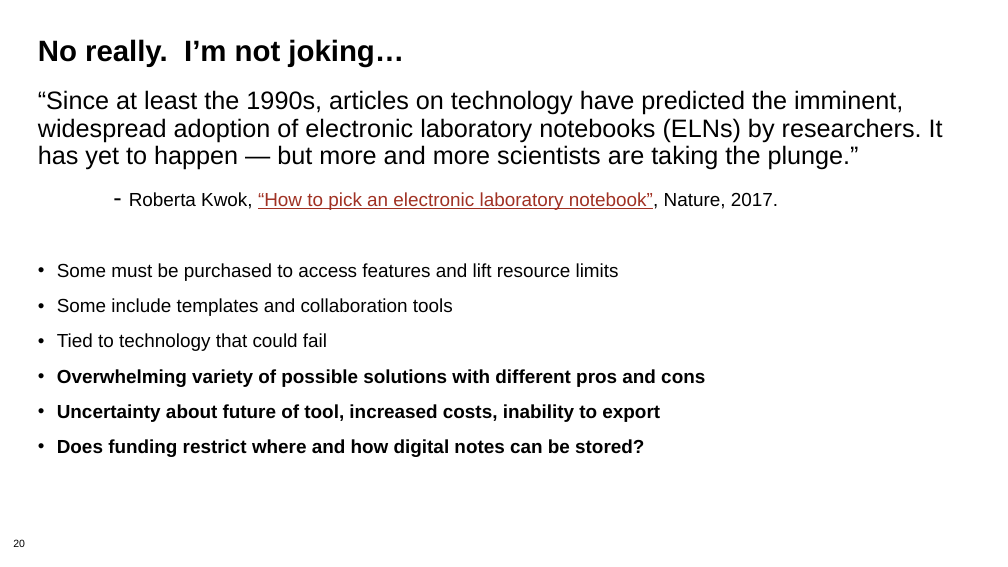
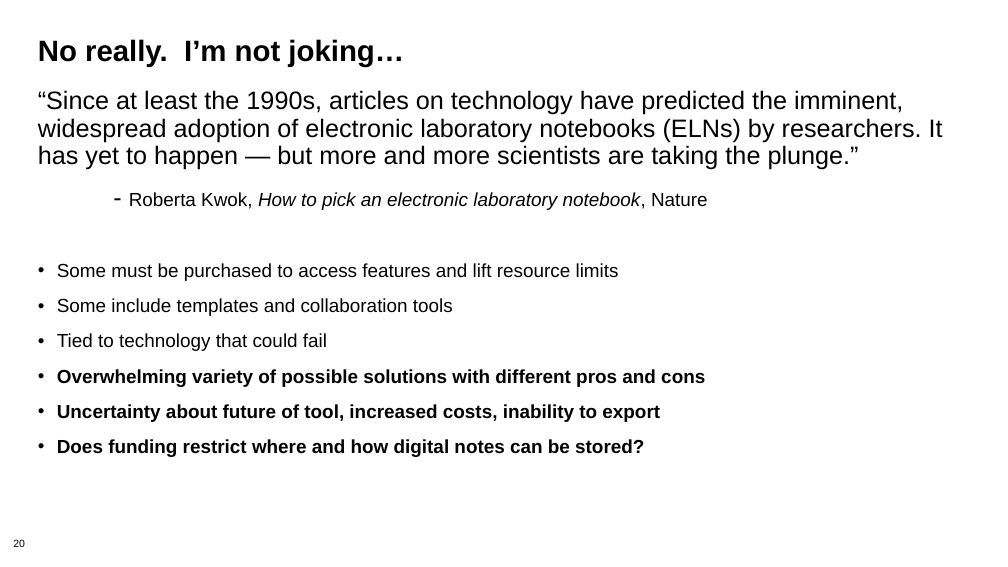
Before and after one commit to bssw-tutorial/presentations, a slide deck: slide 20 of lab-notebooks.pptx. Drawn at 1008x567 pixels with LibreOffice and Linux fonts; fonts in the diff are those of the drawing; background and template pictures are left out. Boxes give left, top, right and bottom in pixels: in the first picture for what was removed or moved away, otherwise in the second. Text is boxed around its words. In the diff, an @@ line names an element or a change of style, - is before the commit and + after.

```diff
--- a/lab-notebooks.pptx
+++ b/lab-notebooks.pptx
@@ text at box(129, 192, 708, 210): text changed; text colour #A03123 to #000000; italic on @@
-- Roberta Kwok, “How to pick an electronic laboratory notebook”, Nature, 2017.
+- Roberta Kwok, How to pick an electronic laboratory notebook, Nature
```
Also in this commit, not shown: 9 other slides changed, 2 slides added.
